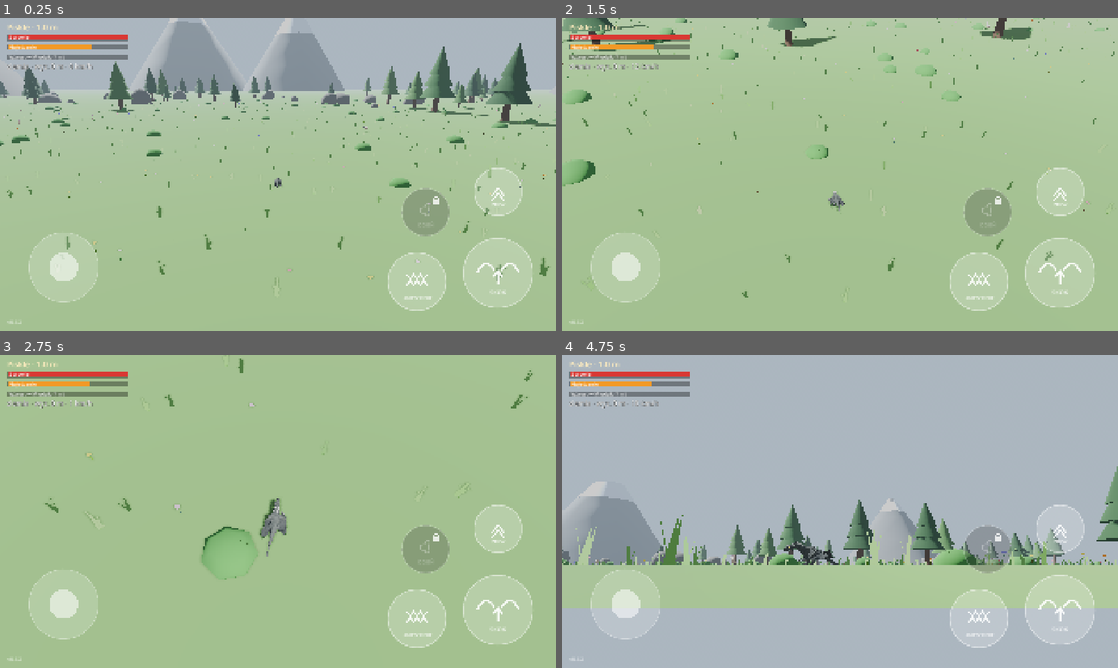
Above: before the commit, frames 1-4 (two rows, left to right).
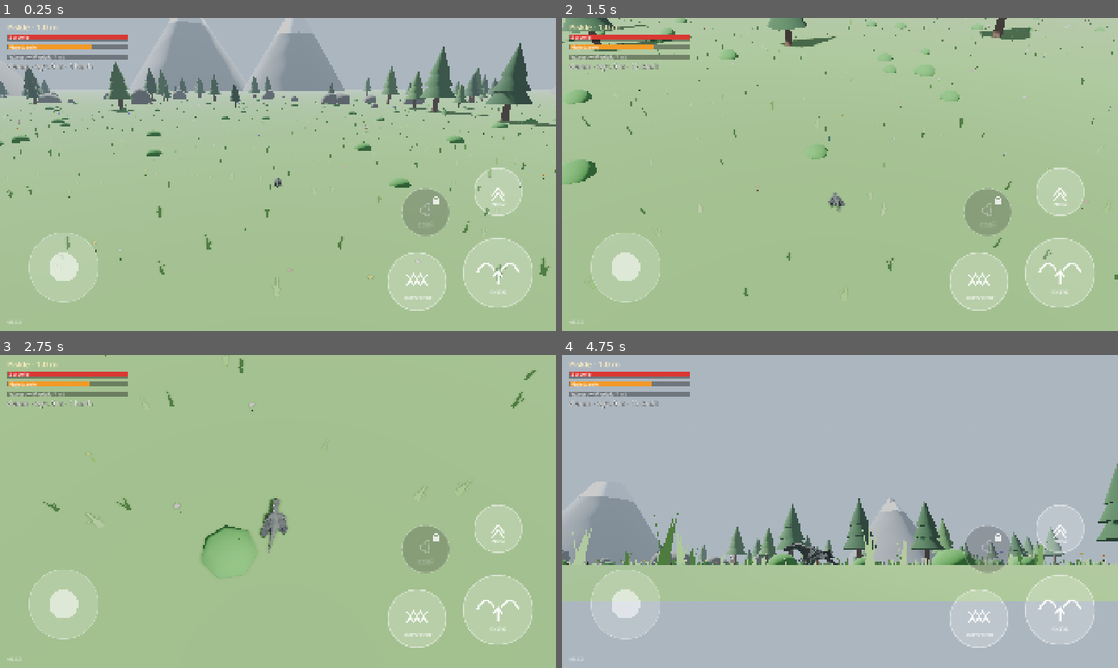
Above: after the commit, the same moments.

Repository: slota145/3d-dragon-game
Game: Godot game, scene res://scenes/boot.tscn
The game is run twice, just before and just after one commit, with the same random seed, the same clock (stepped at 60 frames per second) and the same inputs.
Inputs (mouse positions are in pixels of both pictures, inside the frame that each line leads up to):
- Up to frame 1 (0.25 s): no input
- Up to frame 2 (1.5 s): move the mouse to (962, 158) at 0.52 s; hold D (move_right) 0.53-1.25 s; tap F (bite) at 0.6 s; click (962, 158) at 0.67 s; tap Space (flap) at 0.77, 1.07 s; drag from (728, 190) to (812, 237) at 1.27 s
- Up to frame 3 (2.75 s): move the mouse to (333, 442) at 2.02 s; hold D (move_right) from 2.03 s (still down); tap E (cam_right) at 2.1 s
- Up to frame 4 (4.75 s): release D (move_right) at 2.75 s; drag from (812, 574) to (673, 464) at 2.77 s; move the mouse to (1006, 558) at 3.52 s; hold A (move_left) 3.53-4.25 s; tap R (fire) at 3.6 s; tap Space (flap) at 3.77, 4.07 s; drag from (673, 464) to (756, 433) at 4.27 s

The runs differ from the first frame. In frame 1, less than 0.1% of the frame differs, in the area x 65-66%, y 34-36%; in frame 2, 0.7%; in frame 3, 0.3%; in frame 4, 4.0%, in the area x 0-100%, y 34-81%.

Commit message:
Płynny obraz przy dużych prędkościach: interpolacja fizyki (0.5.3)
Fizyka 60 Hz na ekranach 90/120 Hz dawała drganie smoka względem kamery
(widoczne jako rozmycie). Włączona interpolacja fizyki, kamera śledzi
interpolowaną pozycję, teleport resetuje interpolację. base_api 5.

Co-Authored-By: Claude Opus 5.5 <noreply@anthropic.com>
Claude-Session: https://claude.ai/code/session_01Ves32BZrkaJdDCWKUu4v2W

Diff:
--- a/project.godot
+++ b/project.godot
@@ -12,10 +12,10 @@
 
 config/name="3D Dragon Game"
 config/description="Gra o smoku w Godot 4 — prototyp."
-config/version="0.5.2"
+config/version="0.5.3"
 ; Numer zgodności „bazy” (APK/EXE). Podbij, gdy zmieniasz coś, czego łatka .pck nie przeniesie
 ; (input map, ustawienia projektu, eksportu, wersja silnika) — gracze dostaną wtedy pełną aktualizację.
-config/base_api=4
+config/base_api=5
 run/main_scene="res://scenes/boot.tscn"
 config/features=PackedStringArray("4.7", "Mobile")
 config/icon="res://assets/icon.png"
@@ -83,6 +83,10 @@
 
 pointing/emulate_touch_from_mouse=true
 
+[physics]
+
+common/physics_interpolation=true
+
 [rendering]
 
 renderer/rendering_method="mobile"
--- a/scripts/game/follow_camera.gd
+++ b/scripts/game/follow_camera.gd
@@ -44,6 +44,8 @@
 
 func _ready() -> void:
 	top_level = true
+	# Kamera porusza się co klatkę obrazu (_process), a nie co krok fizyki — bez interpolacji.
+	physics_interpolation_mode = Node.PHYSICS_INTERPOLATION_MODE_OFF
 	_pitch = deg_to_rad(pitch_deg)
 	_arm.spring_length = distance
 	if target is CollisionObject3D:
@@ -87,7 +89,9 @@
 			and Vector2(body.velocity.x, body.velocity.z).length() > 0.3:
 		var behind := target.global_rotation.y + PI
 		_yaw = rotate_toward(_yaw, behind, align_speed * delta)
-	var goal := target.global_position + Vector3.UP * (flight_height * flight_zoom if flying else height * zoom)
+	# płynna (interpolowana) pozycja smoka — przy ekranach 90/120 Hz fizyka (60 Hz) dawałaby drganie
+	var target_pos := target.get_global_transform_interpolated().origin
+	var goal := target_pos + Vector3.UP * (flight_height * flight_zoom if flying else height * zoom)
 	var follow := flight_follow_speed if flying else follow_speed
 	global_position = global_position.lerp(goal, clampf(follow * delta, 0.0, 1.0))
 	rotation = Vector3(_pitch, _yaw, 0.0)
--- a/scripts/game/world.gd
+++ b/scripts/game/world.gd
@@ -56,6 +56,7 @@
 	_banner("Zemdlałeś z głodu…", "Budzisz się w bezpiecznym miejscu")
 	_player.global_position = _spawn_point
 	_player.velocity = Vector3.ZERO
+	_player.reset_physics_interpolation()  # teleport — bez „przelotu” interpolacji
 	_player.stats.revive(60.0, 45.0)
 
 
Not shown, changed: export_presets.cfg
Not shown, changed: CLAUDE.md
